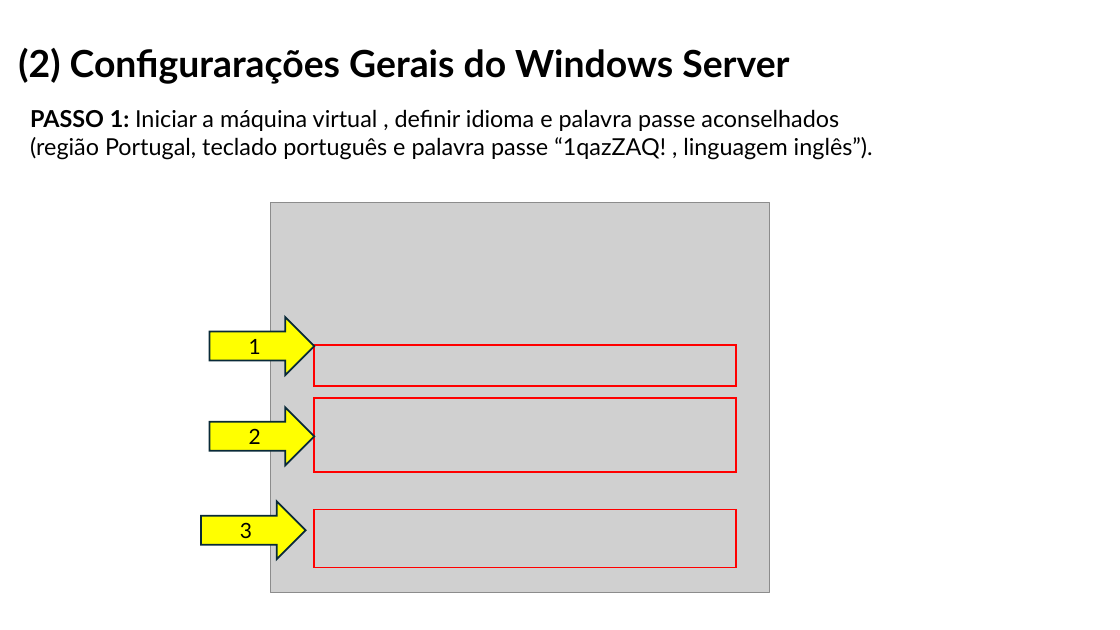
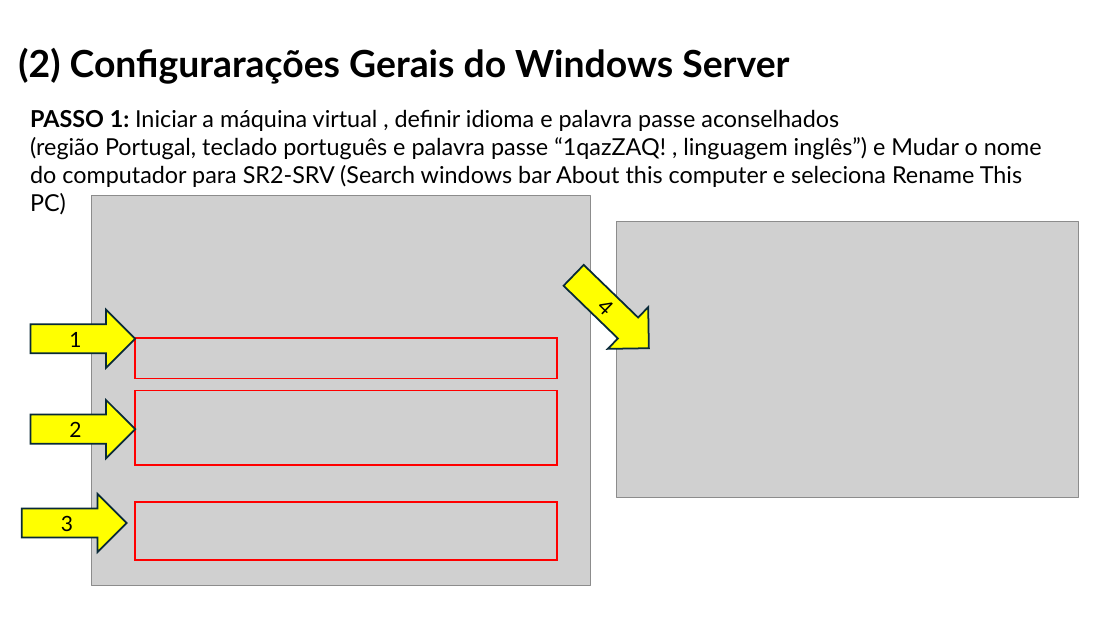
Before and after one commit to orlandonss/TrabalhoSR2, a slide deck: slide 6 of Apresentacoes_Workshop/WORKSHOP WINDOWS AD DS & LINUX SERVICES.pptx. Drawn at 1120x630 pixels with LibreOffice and Linux fonts; fonts in the diff are those of the drawing; grey boxes stand for pictures. Boxes give left, top, right and bottom in pixels: in the first picture for what was removed or moved away, otherwise in the second. Text is boxed around its words. In the diff, an @@ line names an element or a change of style, - is before the commit and + after.

```diff
--- a/Apresentacoes_Workshop/WORKSHOP WINDOWS AD DS & LINUX SERVICES.pptx
+++ b/Apresentacoes_Workshop/WORKSHOP WINDOWS AD DS & LINUX SERVICES.pptx
@@ text at (30,109,1042,187): text changed @@
-PASSO 1: Iniciar a máquina virtual , definir idioma e palavra passe aconselhados
-(região Portugal, teclado português e palavra passe “1qazZAQ! , linguagem inglês”).
+PASSO 1: Iniciar a máquina virtual , definir idioma e palavra passe aconselhados
+(região Portugal, teclado português e palavra passe “1qazZAQ! , linguagem inglês”) e Mudar o nome do computador para SR2-SRV (Search windows bar About this computer e seleciona Rename This PC)
@@ picture added at (617,222,1078,497) @@
@@ right arrow added at (553,255,669,369), fill #FFFF00, outline #092A39 1.5 pt, 18 pt, text #000000 @@
+4
@@ 2 rectangles, 1 picture, 1 right arrow: place and size @@
-2 rectangles, 1 picture, 1 right arrow at (209,202,770,592)
+2 rectangles, 1 picture, 1 right arrow at (30,196,591,586)
@@ 2 right arrows, 1 rectangle: place and size @@
-2 right arrows, 1 rectangle at (201,408,736,568)
+2 right arrows, 1 rectangle at (22,400,557,560)
```
Also in this commit, not shown: 1 other slide changed, 4 slides added, 10 other files.
